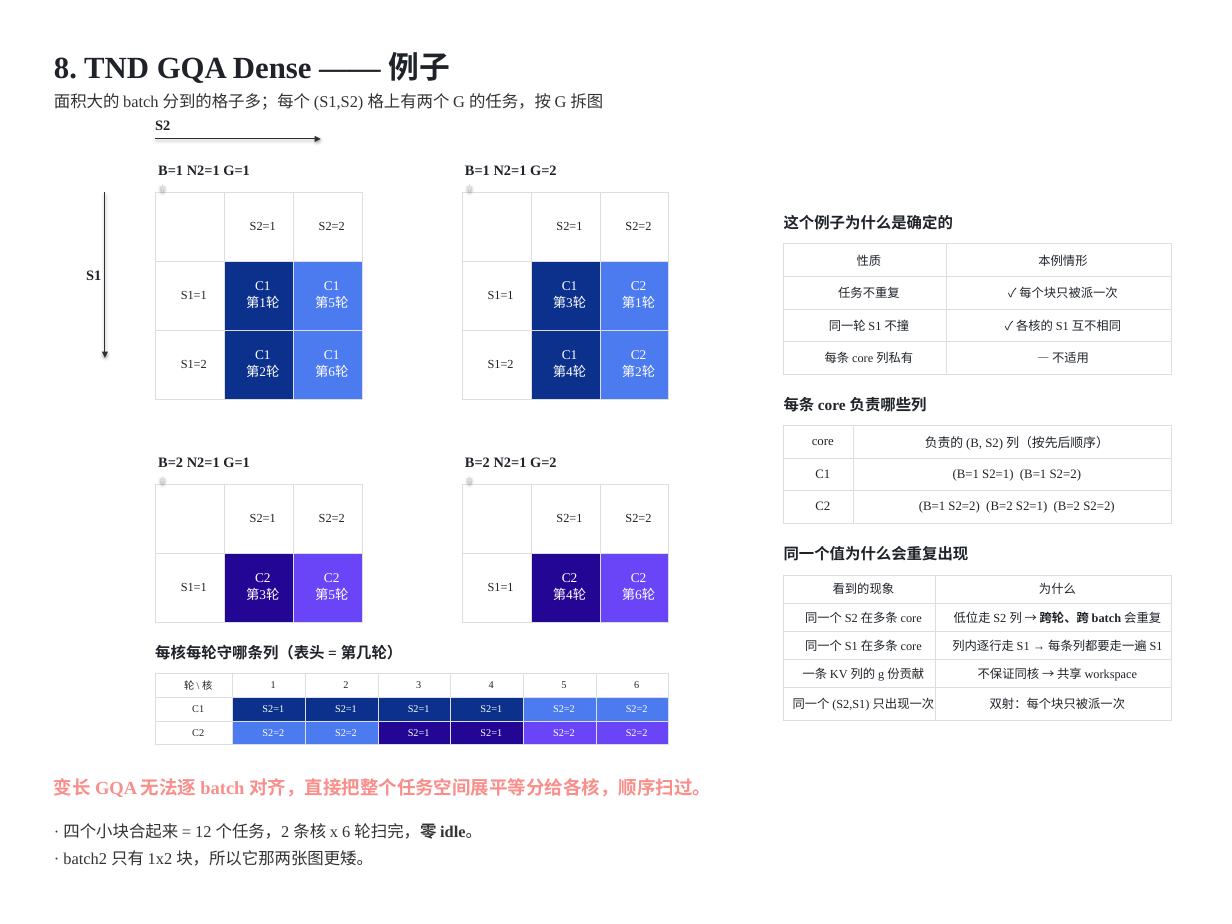
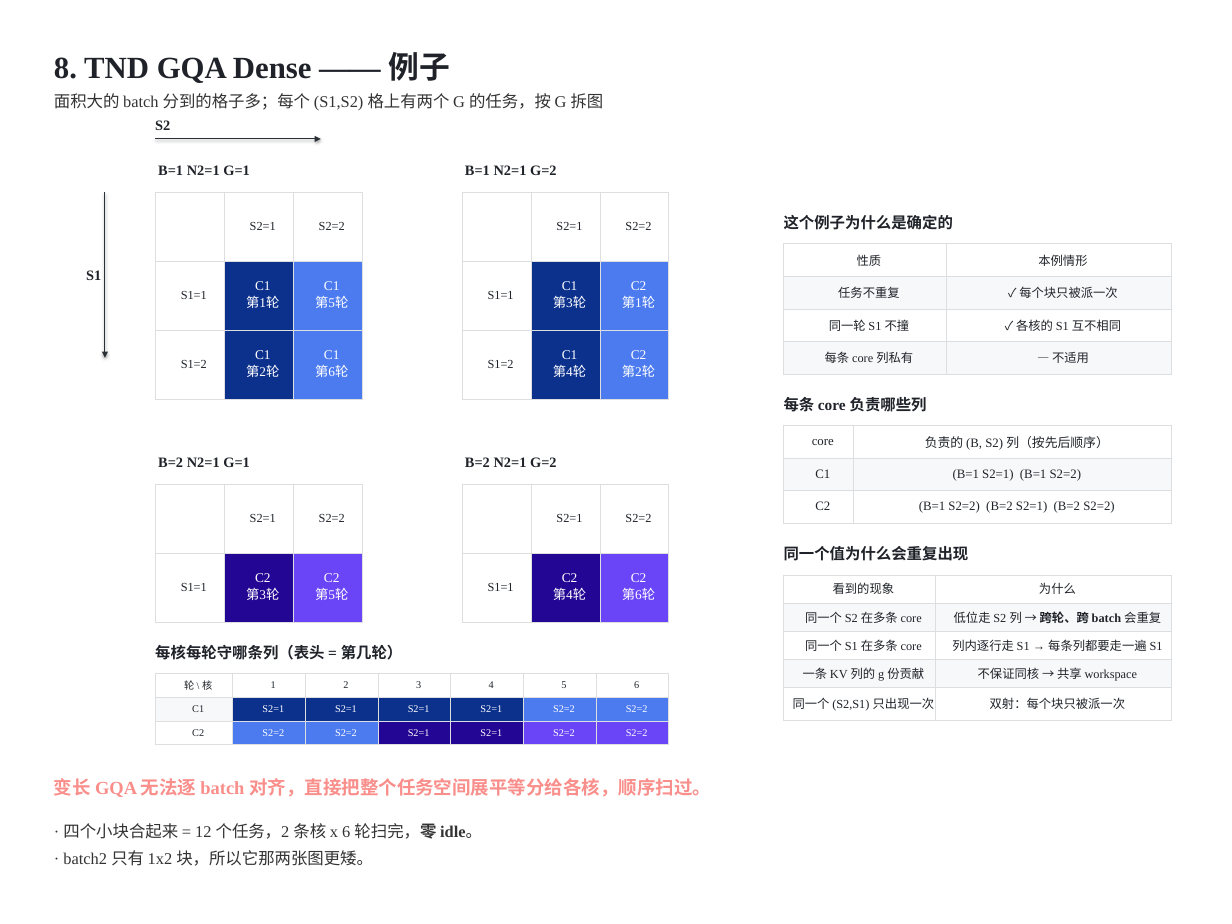
Before and after one commit to guomc9/SeeTen, a slide deck: slide 18 of cases/flash-attention-det-accum/out/v4-index-schedules.pptx. Drawn at 1232x924 pixels with LibreOffice and Linux fonts; fonts in the diff are those of the drawing. Boxes give left, top, right and bottom in pixels: in the first picture for what was removed or moved away, otherwise in the second. Text is boxed around its words. In the diff, an @@ line names an element or a change of style, - is before the commit and + after.

```diff
--- a/cases/flash-attention-det-accum/out/v4-index-schedules.pptx
+++ b/cases/flash-attention-det-accum/out/v4-index-schedules.pptx
@@ arrow removed from (163, 184) to (163, 192) @@
@@ arrow removed from (469, 184) to (469, 192) @@
@@ arrow removed from (163, 476) to (163, 484) @@
@@ arrow removed from (469, 476) to (469, 484) @@
```
Also in this commit, not shown: 17 other slides changed, 7 other files.
